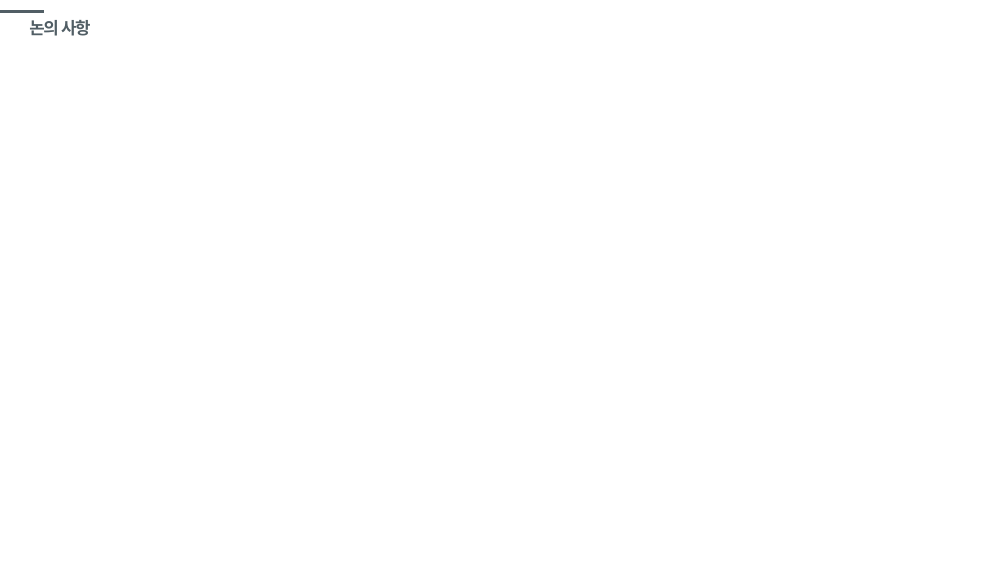
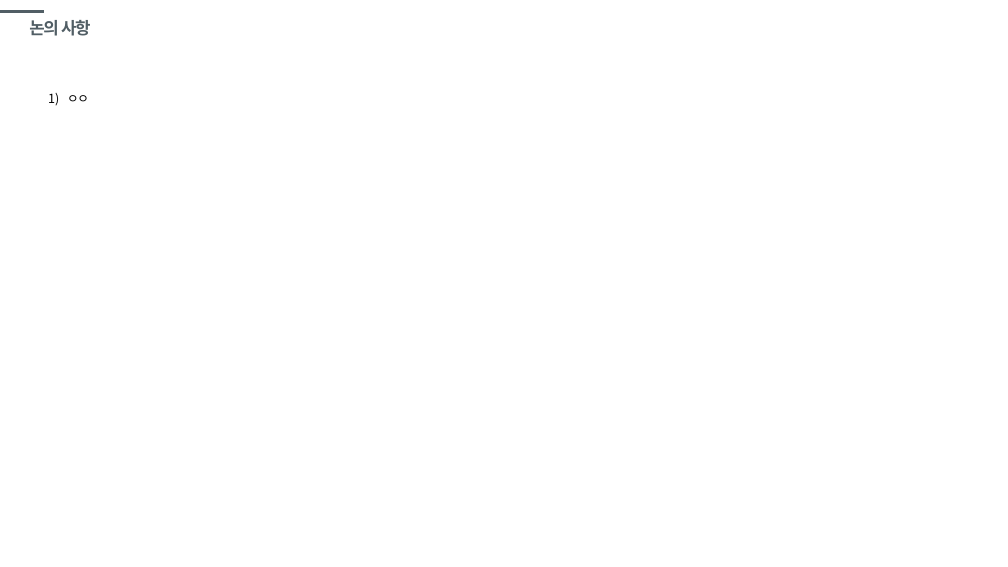
Before and after one commit to windsoccer/H160, a slide deck: slide 42 of 01 기획/SF_[건강160]당뇨_20191002.pptx (slide 41 before the commit). Drawn at 1008x567 pixels with LibreOffice and Linux fonts; fonts in the diff are those of the drawing. Boxes give left, top, right and bottom in pixels: in the first picture for what was removed or moved away, otherwise in the second. Text is boxed around its words. In the diff, an @@ line names an element or a change of style, - is before the commit and + after.

```diff
--- a/01 기획/SF_[건강160]당뇨_20191002.pptx
+++ b/01 기획/SF_[건강160]당뇨_20191002.pptx
@@ text added at bbox=[67, 95, 89, 102], 12 pt, text #000000 @@
+1) ㅇㅇ
```
Also in this commit, not shown: 6 other slides changed, 1 slide added.
